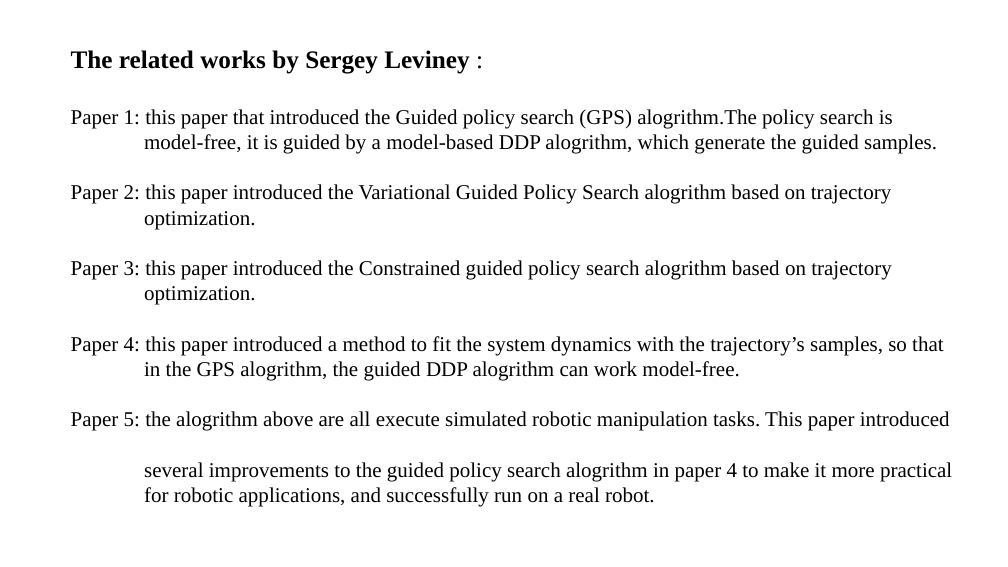
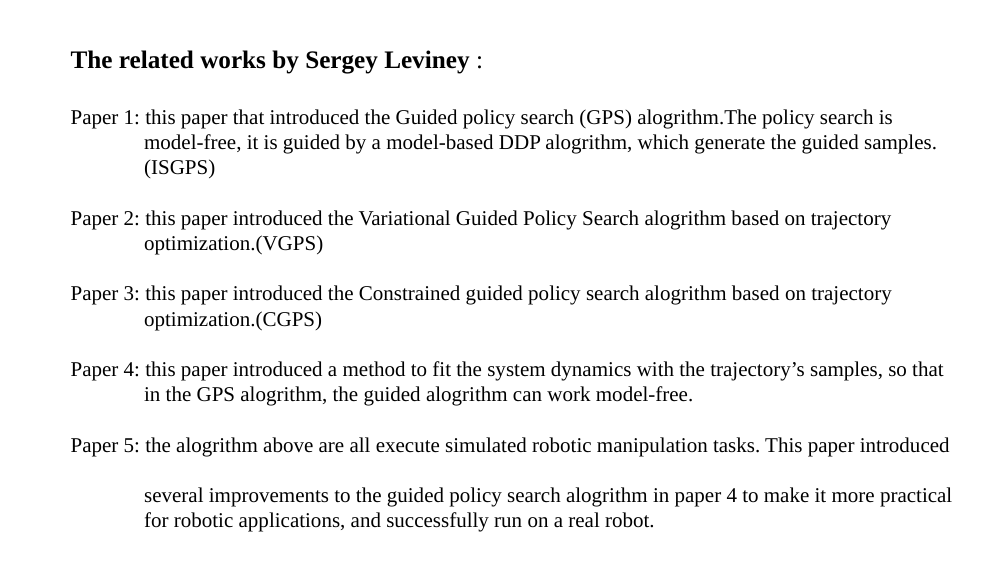
Before and after one commit to yychrzh/my-reinforcement-learning, a slide deck: slide 3 of PPT/End-to-End Training of Deep Visuomotor Policies.pptx. Drawn at 1008x567 pixels with LibreOffice and Linux fonts; fonts in the diff are those of the drawing. Boxes give left, top, right and bottom in pixels: in the first picture for what was removed or moved away, otherwise in the second. Text is boxed around its words. In the diff, an @@ line names an element or a change of style, - is before the commit and + after.

Commit message:
fix

```diff
--- a/PPT/End-to-End Training of Deep Visuomotor Policies.pptx
+++ b/PPT/End-to-End Training of Deep Visuomotor Policies.pptx
@@ text at <box>144,159,215,178</box>: paragraph added @@
+(ISGPS)
@@ text at <box>144,235,323,255</box>: text changed @@
-optimization.
+optimization.(VGPS)
@@ text at <box>144,311,322,330</box>: text changed @@
-optimization.
+optimization.(CGPS)
@@ text at <box>144,386,693,406</box>: text changed @@
-in the GPS alogrithm, the guided DDP alogrithm can work model-free.
+in the GPS alogrithm, the guided alogrithm can work model-free.
```
